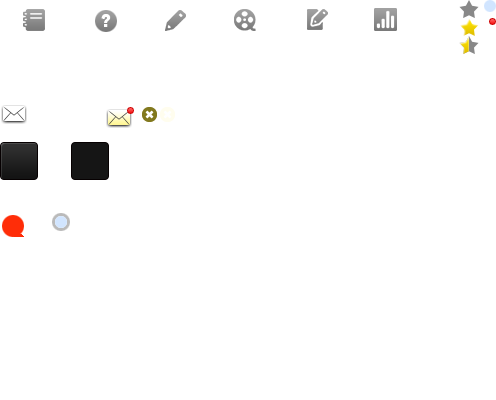
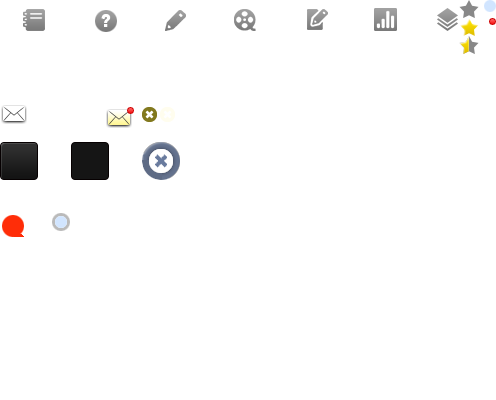
Layered file, before and after one edit (496 x 400). Changes by layer:
added layer "弹框" above "发布时间图标" over [142, 142, 180, 180]
added group "发布时间图标" with 1 layers above "标签" over [437, 8, 458, 31]
added layer "copy/paste 3" in group "发布时间图标" over [437, 8, 458, 31]
